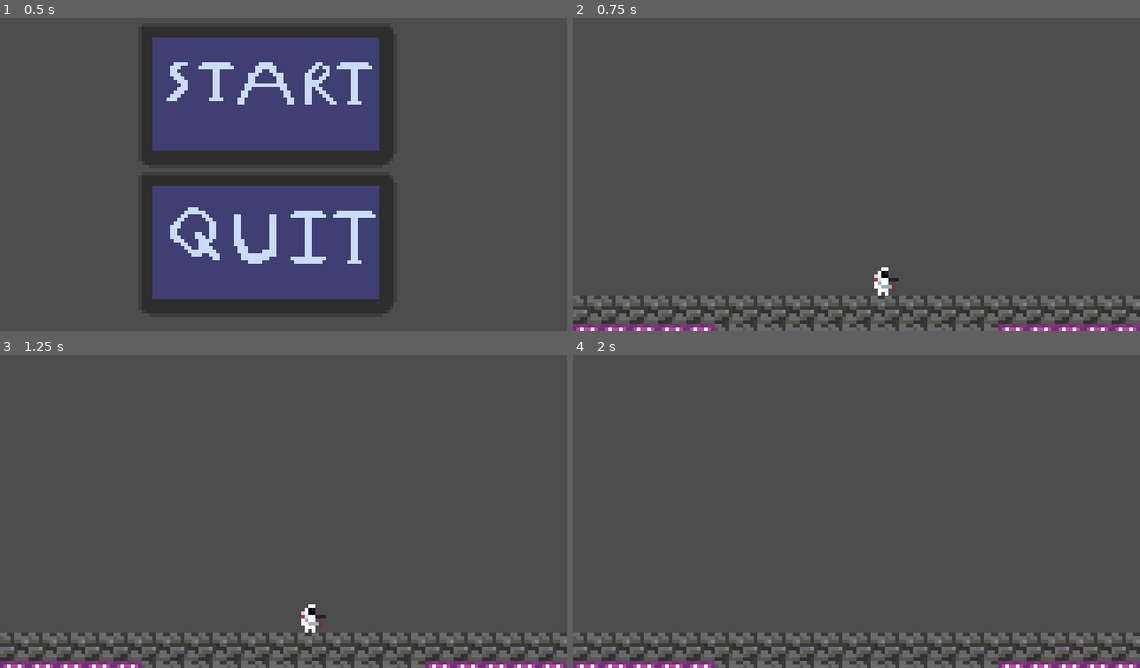
Above: before the commit, frames 1-4 (two rows, left to right).
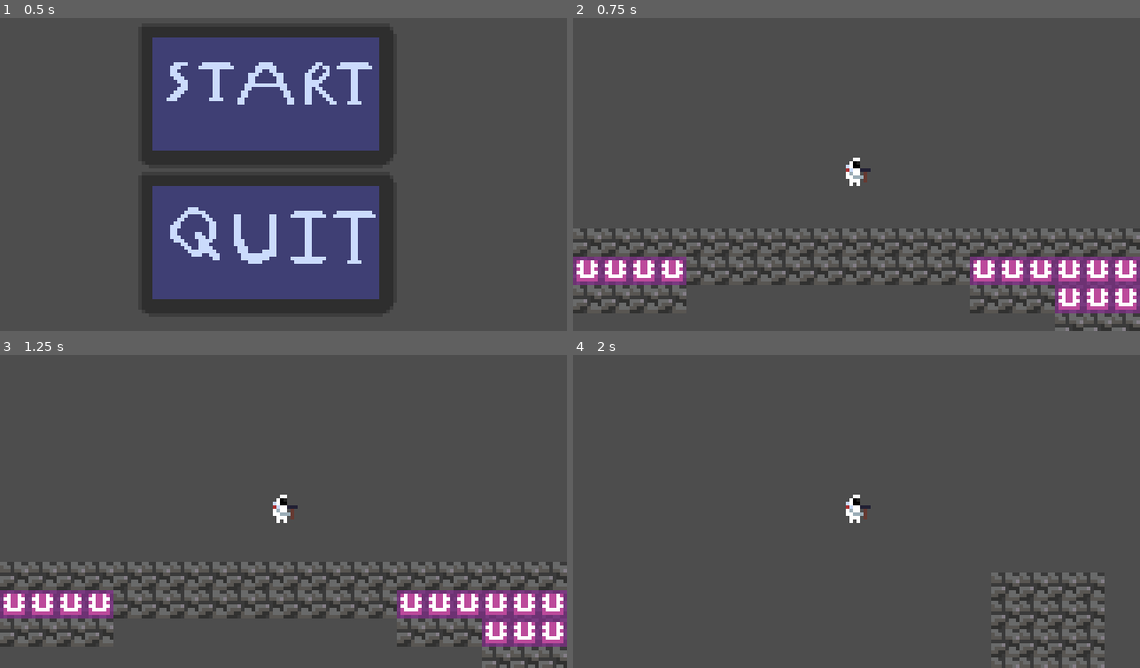
Above: after the commit, the same moments.

Repository: Larrycoder12/THM_Prod
Game: Godot game, scene res://scenes/main_menu.tscn
The game is run twice, just before and just after one commit, with the same random seed, the same clock (stepped at 60 frames per second) and the same inputs.
Inputs (mouse positions are in pixels of both pictures, inside the frame that each line leads up to):
- Up to frame 1 (0.5 s): no input
- Up to frame 2 (0.75 s): click (839, 93) at 0.5 s
- Up to frame 3 (1.25 s): no input
- Up to frame 4 (2 s): hold Right (right) from 1.28 s (still down); hold W (up) from 1.28 s (still down)

Frame 1 is identical in both runs. In frame 2, 20% of the frame differs, in the area x 0-100%, y 44-100%; in frame 3, 19%; in frame 4, 8.6%.

Commit message:
Changed player movement to accelration and added a jetpack

Diff:
--- a/scenes/node_2d.tscn
+++ b/scenes/node_2d.tscn
@@ -32,7 +32,7 @@
 tile_size = Vector2i(8, 8)
 sources/0 = SubResource("TileSetAtlasSource_4vge2")
 
-[node name="Node2D" type="Node2D" unique_id=1713976250]
+[node name="Node2D2" type="Node2D" unique_id=1713976250]
 
 [node name="TileMapLayer" type="TileMapLayer" parent="." unique_id=398901357]
 tile_map_data = PackedByteArray("AAAKAAoAAAABAAAAAAALAAoAAAABAAAAAAAMAAoAAAABAAAAAAANAAoAAAABAAAAAAAOAAoAAAABAAAAAAAJAA …(2256 unchanged characters)…
--- a/scenes/player.tscn
+++ b/scenes/player.tscn
@@ -16,3 +16,5 @@
 [node name="CollisionShape2D" type="CollisionShape2D" parent="." unique_id=259260269]
 position = Vector2(-1, 0)
 shape = SubResource("CapsuleShape2D_qhqgy")
+
+[node name="Camera2D" type="Camera2D" parent="." unique_id=1985144858]
--- a/scripts/player.gd
+++ b/scripts/player.gd
@@ -1,9 +1,10 @@
 extends CharacterBody2D
 
 
-const ACCELERATION = 5
-const MAX_VELOCITY = 400
-const JUMP_VELOCITY = -200.0
+const ACCELERATION = 200
+const MAX_VELOCITY = 200
+const BOUNCE = 40
+const JETPACK_VELOCITY = -80.0
 
 
 func _physics_process(delta: float) -> void:
@@ -12,17 +13,17 @@
 		velocity += get_gravity() * delta
 
 	# Handle jump.
-	if Input.is_action_pressed("up") and is_on_floor():
-		velocity.y = JUMP_VELOCITY
+	if Input.is_action_pressed("up"):
+		velocity.y = JETPACK_VELOCITY
 
 	if Input.is_action_pressed("left"):
 		if velocity.x > -1 * MAX_VELOCITY:
-			velocity.x -= ACCELERATION
+			velocity.x -= ACCELERATION * delta
 	elif Input.is_action_pressed("right"):
 		if velocity.x < MAX_VELOCITY:
-			velocity.x += ACCELERATION
+			velocity.x += ACCELERATION * delta
 	else:
-		velocity.x -= sign(velocity.x) * ACCELERATION
+		velocity.x -= sign(velocity.x) * ACCELERATION * delta
 
 	if velocity.x < 0:
 		$Sprite2D.flip_h = true
@@ -30,3 +31,20 @@
 		$Sprite2D.flip_h = false
 
 	move_and_slide()
+
+	for i in range(get_slide_collision_count()):
+		var col := get_slide_collision(i)
+
+		var n := col.get_normal()
+		if abs(n.x) > abs(n.y):
+			# side hit
+			if n.x > 0: # hit left
+				velocity.x += BOUNCE
+			else: # hit right
+				velocity.x -= BOUNCE
+		else:
+			# vertical hit
+			if n.y > 0: # hit ceiling
+				velocity.y += BOUNCE
+			else: # hit floor
+				velocity.y = -1 * BOUNCE * 4
